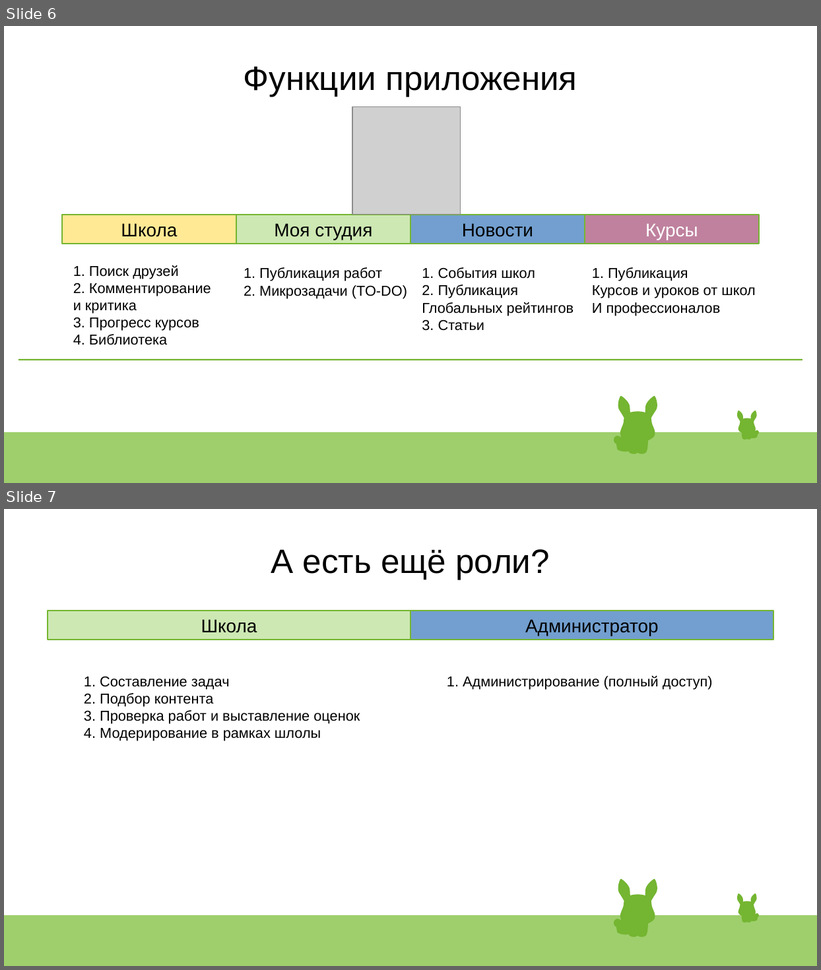
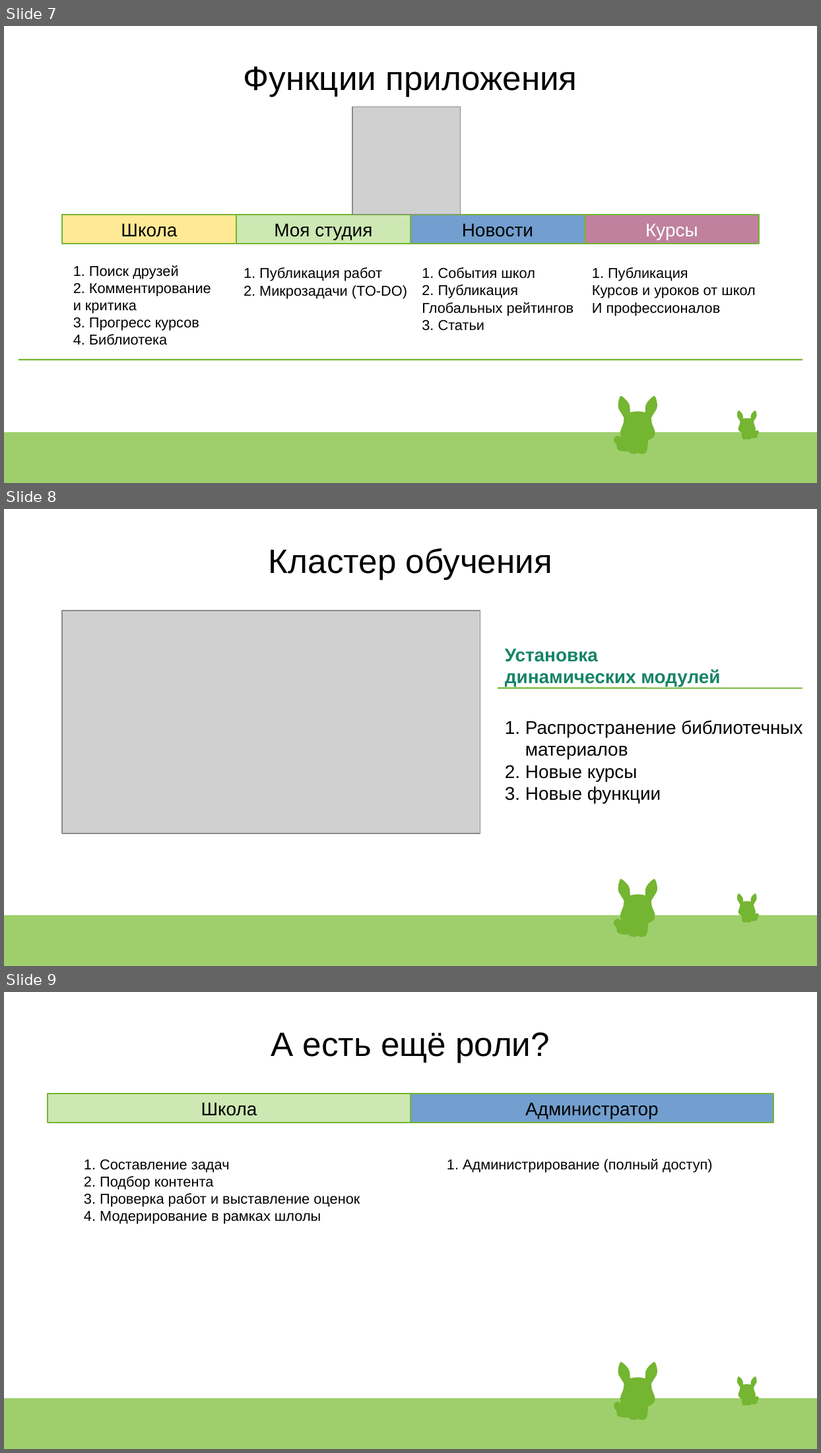
Before and after one commit to vovikilelik/hackaton-2023, a slide deck: info.odp. Shown one above the other, each under a label of ours: slides 6 and 7 before the commit, slides 7, 8 and 9 after it. The pictures are 821x970 and 821x1453 pixels, drawn with LibreOffice and Linux fonts; fonts in the diff are those of the drawing; grey boxes stand for pictures. Boxes give left, top, right and bottom in pixels: in the first picture for what was removed or moved away, otherwise in the second. Text is boxed around its words. In the diff, an @@ line names an element or a change of style, - is before the commit and + after.

```diff
--- a/info.odp
+++ b/info.odp
@@ slide 8 added at (4,509,817,966), background #FFFFFF; not listed: 47 template elements that a slide beside it also shows @@
@@ title added at (269,548,552,580), 33 pt, text #000000 @@
+Кластер обучения
@@ picture added at (62,611,481,834) @@
@@ text added at (505,648,720,687), 18 pt, text #158466, bold @@
+Установка
+динамических модулей
@@ line added from (498, 689) to (803, 689), #74B531 1.42 pt @@
@@ text added at (505,720,803,804), 18 pt, text #000000 @@
+1. Распространение библиотечных
+материалов
+2. Новые курсы
+3. Новые функции
@@ what was slide 6 is now slide 7 @@
@@ what was slide 7 is now slide 9 @@
```
Also in this commit, not shown: 1 other slide added, 1 other file.
